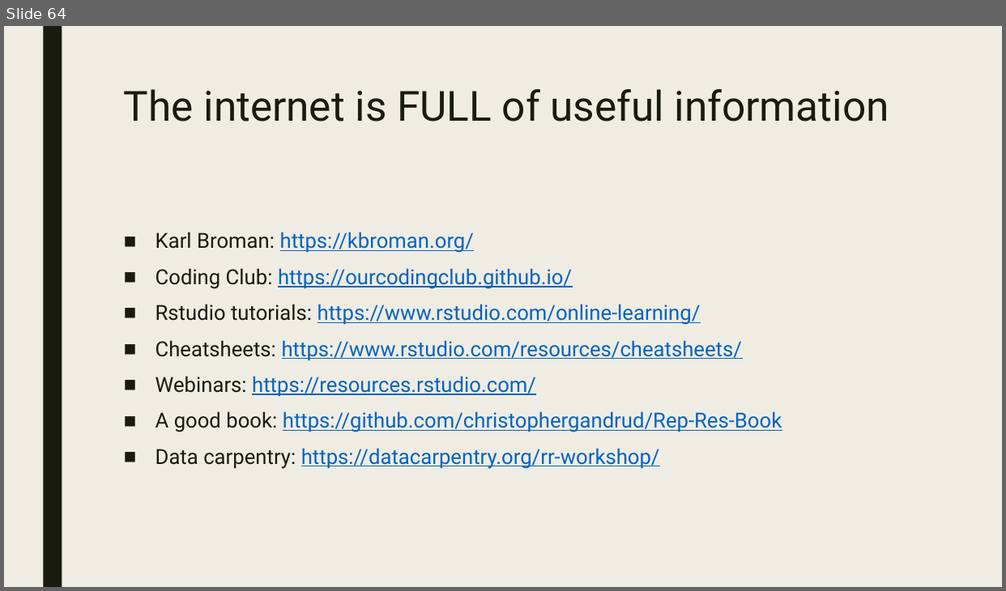
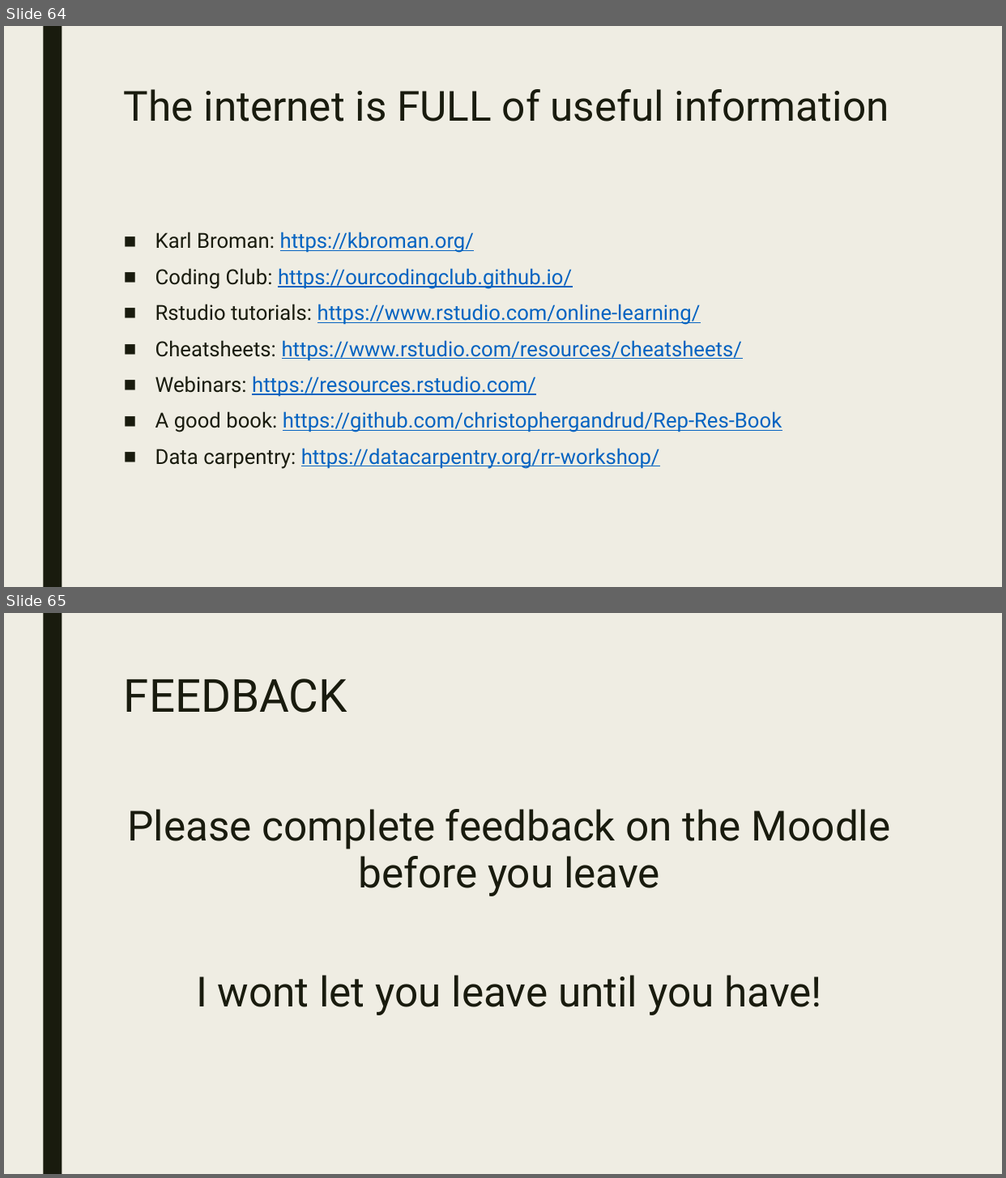
Before and after one commit to AugustT/reproducibility_masterclass, a slide deck: A Masterclass in Reproducibility.pptx. Shown one above the other, each under a label of ours: slide 64 before the commit, slides 64 and 65 after it. The pictures are 1006x591 and 1006x1178 pixels, drawn with LibreOffice and Linux fonts; fonts in the diff are those of the drawing. Boxes give left, top, right and bottom in pixels: in the first picture for what was removed or moved away, otherwise in the second. Text is boxed around its words. In the diff, an @@ line names an element or a change of style, - is before the commit and + after.

```diff
--- a/A Masterclass in Reproducibility.pptx
+++ b/A Masterclass in Reproducibility.pptx
@@ slide 65 added at [4,613,1002,1174], background #EFEDE3; not listed: 1 template element that a slide beside it also shows @@
@@ title added at [124,679,347,713], 44 pt, text #191B0E @@
+FEEDBACK
@@ text added at [128,809,891,1016], 40 pt, text #191B0E @@
+Please complete feedback on the Moodle before you leave
+I wont let you leave until you have!
```
Also in this commit, not shown: 1 slide changed.
